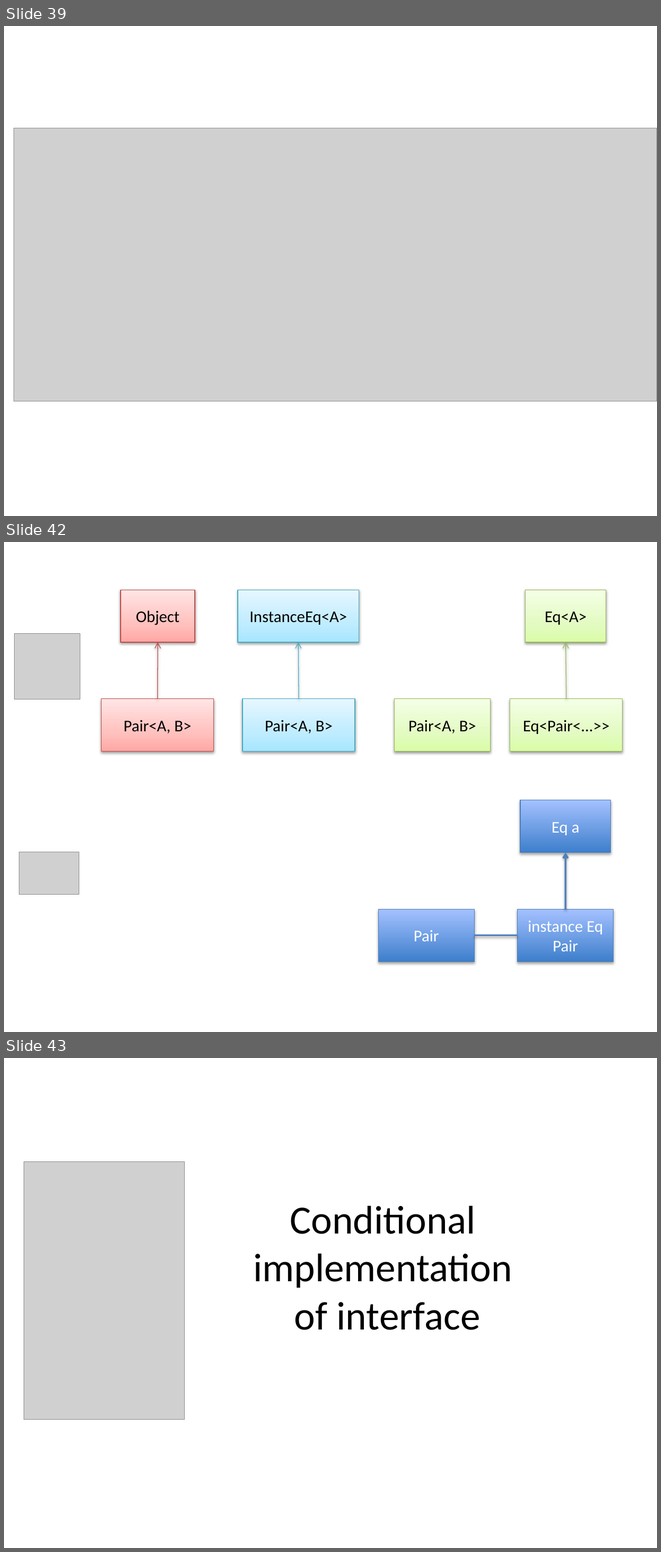
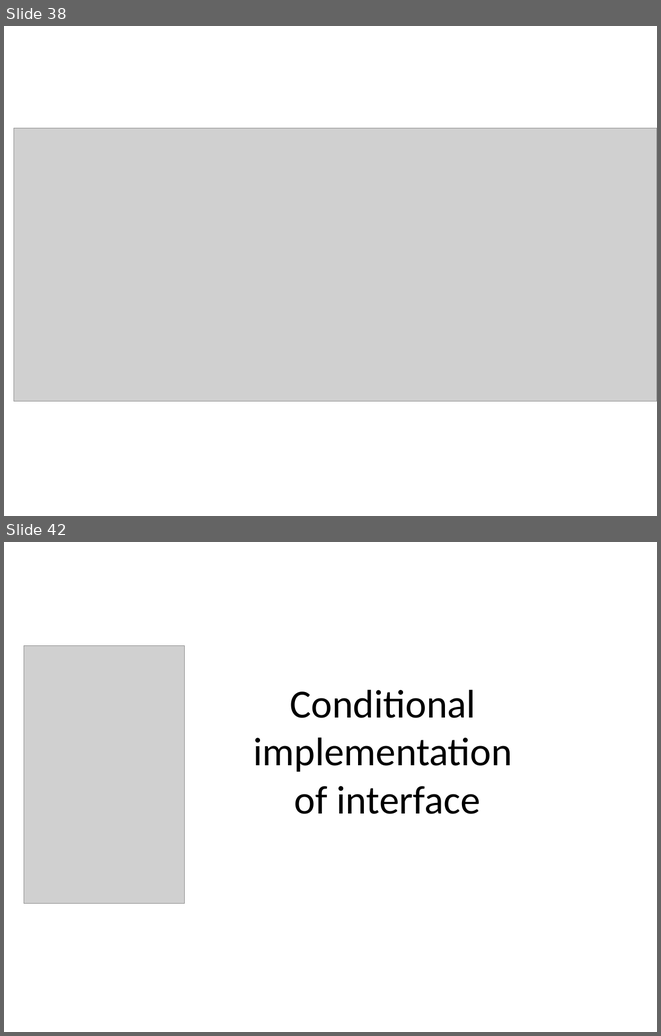
Before and after one commit to techtangents/javaeq, a slide deck: eq.pptx. Shown one above the other, each under a label of ours: slides 39, 42 and 43 before the commit, slides 38 and 42 after it; the slides between them are not shown. The pictures are 661x1552 and 661x1036 pixels, drawn with LibreOffice and Linux fonts; fonts in the diff are those of the drawing; grey boxes stand for pictures. Boxes give left, top, right and bottom in pixels: in the first picture for what was removed or moved away, otherwise in the second. Text is boxed around its words. In the diff, an @@ line names an element or a change of style, - is before the commit and + after.

```diff
--- a/eq.pptx
+++ b/eq.pptx
@@ slide 42 removed at (x1=4, y1=542, x2=657, y2=1032), background #FFFFFF @@
@@ rectangle removed at (x1=121, y1=590, x2=195, y2=642) @@
-Object
@@ rectangle removed at (x1=238, y1=590, x2=359, y2=642) @@
-InstanceEq<A>
@@ rectangle removed at (x1=525, y1=590, x2=606, y2=642) @@
-Eq<A>
@@ picture removed at (x1=15, y1=633, x2=80, y2=699) @@
@@ arrow removed from (158, 699) to (158, 642) @@
@@ arrow removed from (299, 699) to (299, 642) @@
@@ arrow removed from (566, 699) to (566, 642) @@
@@ rectangle removed at (x1=102, y1=699, x2=213, y2=751) @@
-Pair<A, B>
@@ rectangle removed at (x1=242, y1=699, x2=355, y2=751) @@
-Pair<A, B>
@@ rectangle removed at (x1=395, y1=699, x2=491, y2=751) @@
-Pair<A, B>
@@ rectangle removed at (x1=510, y1=699, x2=623, y2=751) @@
-Eq<Pair<...>>
@@ rectangle removed at (x1=521, y1=800, x2=611, y2=852) @@
-Eq a
@@ picture removed at (x1=19, y1=852, x2=79, y2=894) @@
@@ arrow removed from (566, 909) to (566, 852) @@
@@ rectangle removed at (x1=378, y1=909, x2=474, y2=961) @@
-Pair
@@ rectangle removed at (x1=517, y1=909, x2=613, y2=961) @@
-instance Eq Pair
@@ line removed from (474, 935) to (517, 935) @@
@@ what was slide 39 is now slide 38 @@
@@ what was slide 43 is now slide 42 @@
```
Also in this commit, not shown: 2 slides changed, 2 slides added, 5 other slides removed.
